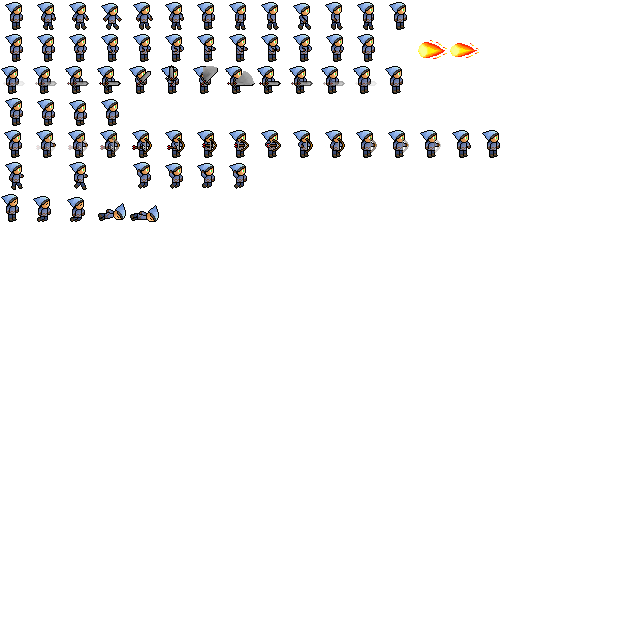
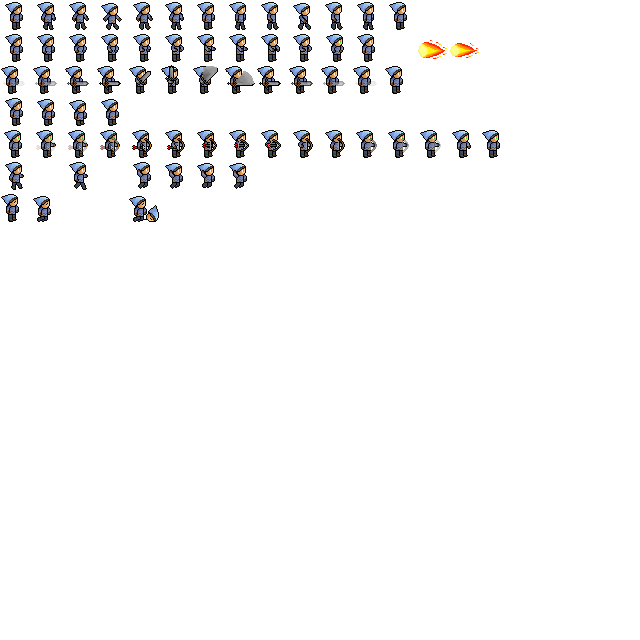
Before/after of a 640 x 640 layered artwork. What changed in the layer stack:
painted on "Background" over [67, 196, 150, 222]
